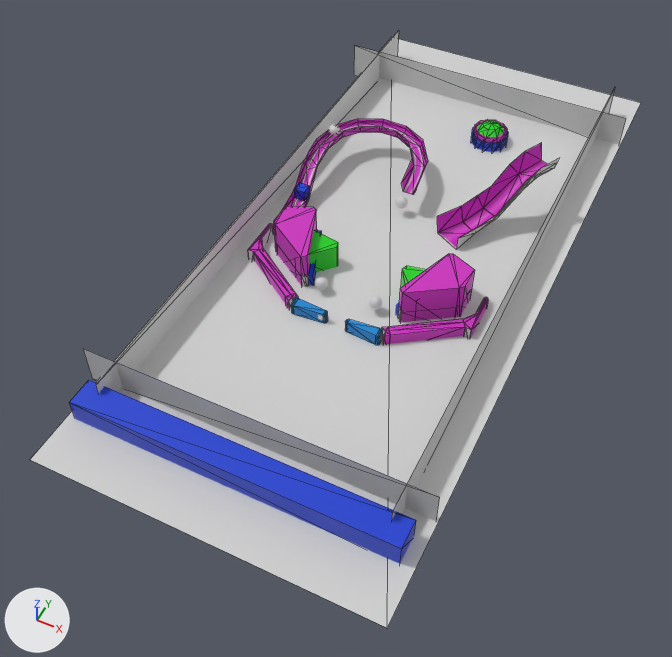
Before and after pictures for a commit that changed the COLLADA model output.dae.
The view is the same before and after, from a 50 mm camera at (11.24, -14.75, 13.85) aimed at (5.37, -3.01, -0.81). Lighting does not change. The marker at lower left points along +X, +Y and +Z. Mesh edges are drawn as thin lines on the coarser meshes. Where no turn or scale is listed for an object, it has been applied to the vertices.

The first picture shows 'PLANE_0', 'PLANE_1', 'PLANE_2', 'PLANE_3', 'PLANE_4', 'P__ramp_physics_alt_c__convert__decimate__apply', 'P_left_inlane', 'P_ramp2', 'P_right_inlane', 'SWITCH_001'.
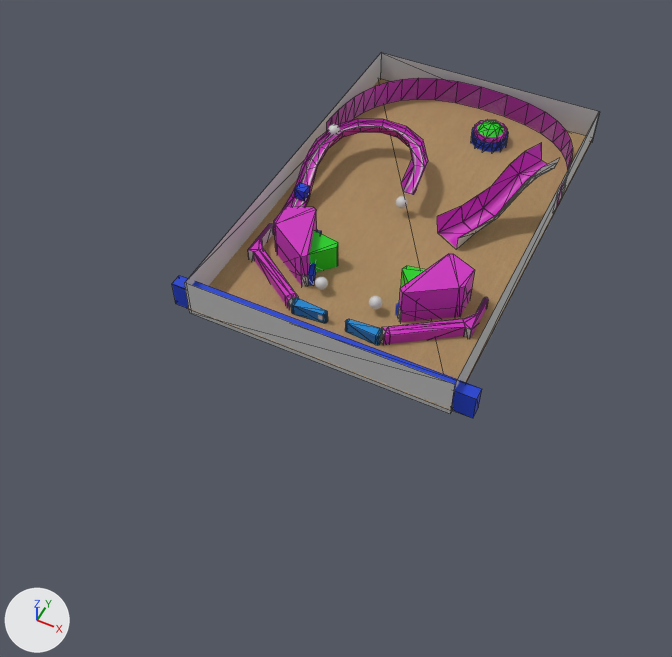
Commit message: Top rail added.

Where the change shows, as pixel boxes (x1, y1, x2, y2) in the pictures (672 x 657 px):
'PLANE_0', surface changed, moved, rescaled (grey to brown, 33% narrower, 44% shorter): before (30, 37, 641, 628); after (187, 78, 593, 410)
'SWITCH_001', moved, rescaled (11% narrower, 22% shorter): before (69, 380, 416, 564); after (172, 275, 482, 418)
'PLANE_4', moved, rescaled (24% narrower, 23% shorter): before (83, 349, 439, 521); after (184, 282, 455, 414)
'PLANE_2', moved, rescaled (36% narrower, 36% shorter): before (96, 31, 399, 394); after (186, 53, 381, 286)
'PLANE_3', moved, rescaled (19% narrower, 12% shorter): before (354, 45, 626, 145); after (380, 53, 600, 141)
'P_top_rail', added: after (327, 78, 573, 207)
'PLANE_1', moved, rescaled (34% narrower, 31% shorter): before (391, 89, 615, 521); after (451, 113, 599, 412)
'visual_top_rail', added: after (345, 80, 572, 169)

The change in detail:
Picture 'birch_wood.png' (img_birch_wood_png) is new.
In material 'wood' (mat_wood), base_color is no longer (0.64, 0.64, 0.64), light grey #d1d1d1.
In material 'wood' (mat_wood), texture is now set to img_birch_wood_png.
Mesh me_mesh_004 is new.
It has 50 vertices, 48 faces and spans x -2.8..2.88, y -1.0..2.01, z -0.31..0.31.
It uses material mat_chrome (white #e7e7e7).
Mesh me_mesh_005 is new.
It has 50 vertices, 48 faces and spans x -2.8..2.88, y -1.0..2.01, z -0.31..0.31.
It uses material mat_invisble (pink #cd2cc0).
Object 'PLANE_4' (ob_plane_4) moves from (5.59, -6.8, 0.31) to (5.64, -4.51, 0.31).
Object 'PLANE_4' (ob_plane_4) is rescaled from (3.55, 0.445, 1.0) to (2.86, 0.445, 1.0).
Object 'PLANE_3' (ob_plane_3) moves from (5.59, 4.72, 0.31) to (5.66, 4.72, 0.31).
Object 'PLANE_3' (ob_plane_3) is rescaled from (3.55, 0.445, 1.0) to (2.86, 0.445, 1.0).
Object 'PLANE_2' (ob_plane_2) moves from (2.77, -0.75, 0.31) to (2.8, 0.13, 0.31).
Object 'PLANE_2' (ob_plane_2) is rescaled from (6.65, 0.445, 1.0) to (4.61, 0.445, 1.0).
Object 'SWITCH_001' (ob_switch_001) moves from (5.67, -7.5, 0.21) to (5.67, -4.32, 0.21).
Object 'SWITCH_001' (ob_switch_001) is rescaled from (3.25, 0.291, 0.291) to (3.25, 0.135, 0.291).
Object 'PLANE_0' (ob_plane_0) moves from (5.72, -1.09, 0.0) to (5.63, 0.1, 0.0).
Object 'PLANE_0' (ob_plane_0) is rescaled from (1.95, 4.37, 2.88) to (1.62, 2.6, 2.88).
Object 'PLANE_1' (ob_plane_1) moves from (8.57, -0.75, 0.31) to (8.5, 0.12, 0.31).
Object 'PLANE_1' (ob_plane_1) is rescaled from (6.65, 0.445, 1.0) to (4.61, 0.445, 1.0).
Object 'visual_top_rail' (ob_visual_top_rail) is new; it shows me_mesh_004.
Its location is (5.62, 2.6, 0.31).
Object 'P_top_rail' (ob_p_top_rail) is new; it shows me_mesh_005.
Its location is (5.62, 2.6, 0.31).
